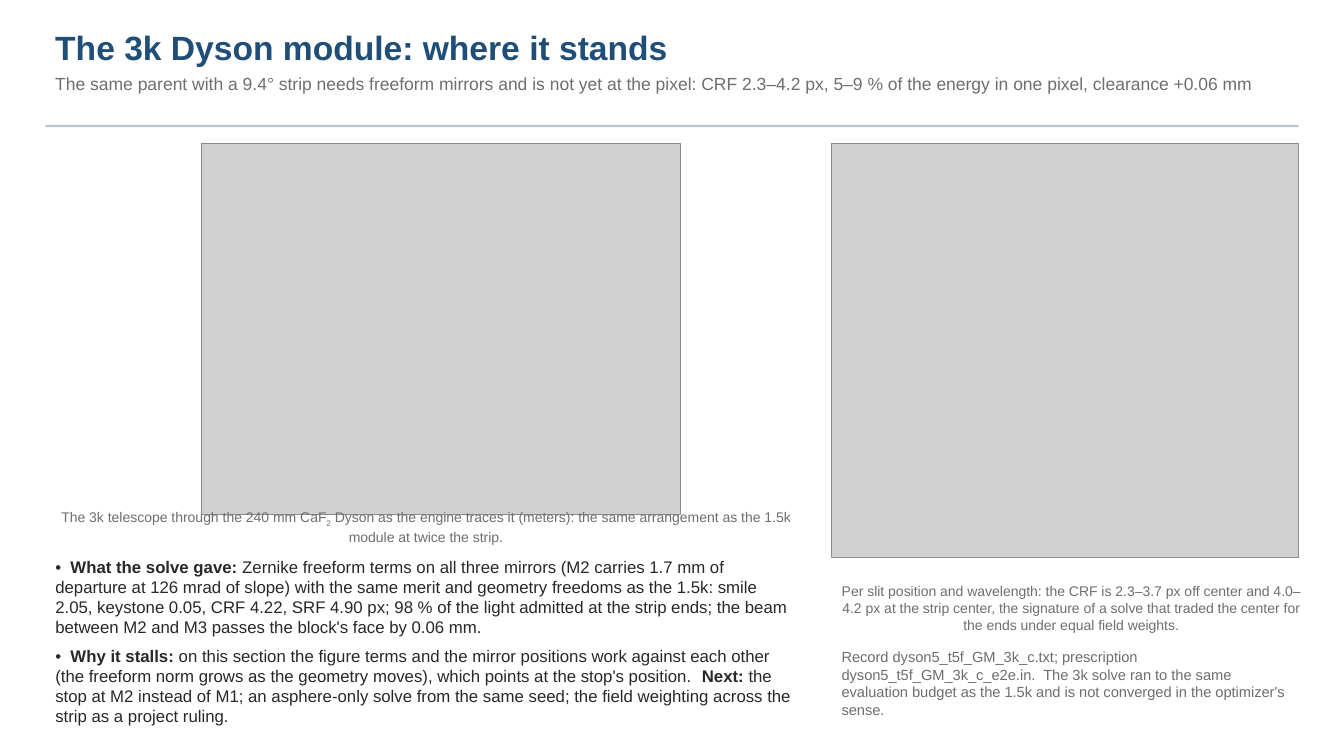
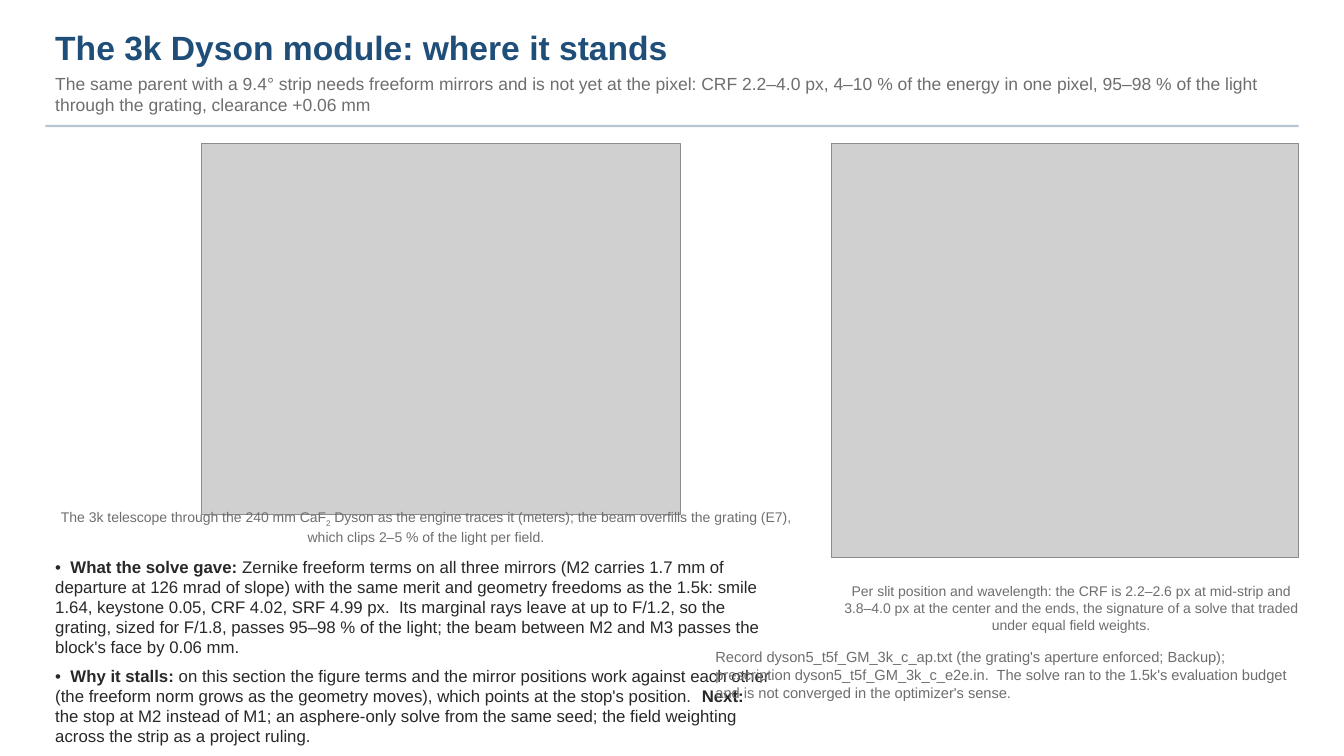
Before and after one commit to nasa-jpl/macos, a slide deck: slide 12 of demo_session/deck_dyson_record.pptx. Drawn at 1344x756 pixels with LibreOffice and Linux fonts; fonts in the diff are those of the drawing; grey boxes stand for pictures. Boxes give left, top, right and bottom in pixels: in the first picture for what was removed or moved away, otherwise in the second. Text is boxed around its words. In the diff, an @@ line names an element or a change of style, - is before the commit and + after.

```diff
--- a/demo_session/deck_dyson_record.pptx
+++ b/demo_session/deck_dyson_record.pptx
@@ text at [55, 77, 1257, 115]: text changed @@
-The same parent with a 9.4° strip needs freeform mirrors and is not yet at the pixel: CRF 2.3–4.2 px, 5–9 % of the energy in one pixel, clearance +0.06 mm
+The same parent with a 9.4° strip needs freeform mirrors and is not yet at the pixel: CRF 2.2–4.0 px, 4–10 % of the energy in one pixel, 95–98 % of the light through the grating, clearance +0.06 mm
@@ text at [61, 511, 791, 545]: text changed @@
-The 3k telescope through the 240 mm CaF2 Dyson as the engine traces it (meters): the same arrangement as the 1.5k module at twice the strip.
+The 3k telescope through the 240 mm CaF2 Dyson as the engine traces it (meters); the beam overfills the grating (E7), which clips 2–5 % of the light per field.
@@ text at [55, 561, 759, 657]: text changed @@
-• What the solve gave: Zernike freeform terms on all three mirrors (M2 carries 1.7 mm of departure at 126 mrad of slope) with the same merit and geometry freedoms as the 1.5k: smile 2.05, keystone 0.05, CRF 4.22, SRF 4.90 px; 98 % of the light admitted at the strip ends; the beam between M2 and M3 passes the block's face by 0.06 mm.
+• What the solve gave: Zernike freeform terms on all three mirrors (M2 carries 1.7 mm of departure at 126 mrad of slope) with the same merit and geometry freedoms as the 1.5k: smile 1.64, keystone 0.05, CRF 4.02, SRF 4.99 px. Its marginal rays leave at up to F/1.2, so the grating, sized for F/1.8, passes 95–98 % of the light; the beam between M2 and M3 passes the block's face by 0.06 mm.
@@ text at [844, 586, 1298, 633]: text changed @@
-Per slit position and wavelength: the CRF is 2.3–3.7 px off center and 4.0–4.2 px at the strip center, the signature of a solve that traded the center for the ends under equal field weights.
+Per slit position and wavelength: the CRF is 2.2–2.6 px at mid-strip and 3.8–4.0 px at the center and the ends, the signature of a solve that traded under equal field weights.
@@ text at [715, 651, 1287, 701]: text changed @@
-Record dyson5_t5f_GM_3k_c.txt; prescription dyson5_t5f_GM_3k_c_e2e.in. The 3k solve ran to the same evaluation budget as the 1.5k and is not converged in the optimizer's sense.
+Record dyson5_t5f_GM_3k_c_ap.txt (the grating's aperture enforced; Backup); prescription dyson5_t5f_GM_3k_c_e2e.in. The solve ran to the 1.5k's evaluation budget and is not converged in the optimizer's sense.
```
Also in this commit, not shown: 6 other slides changed, 6 other files.
